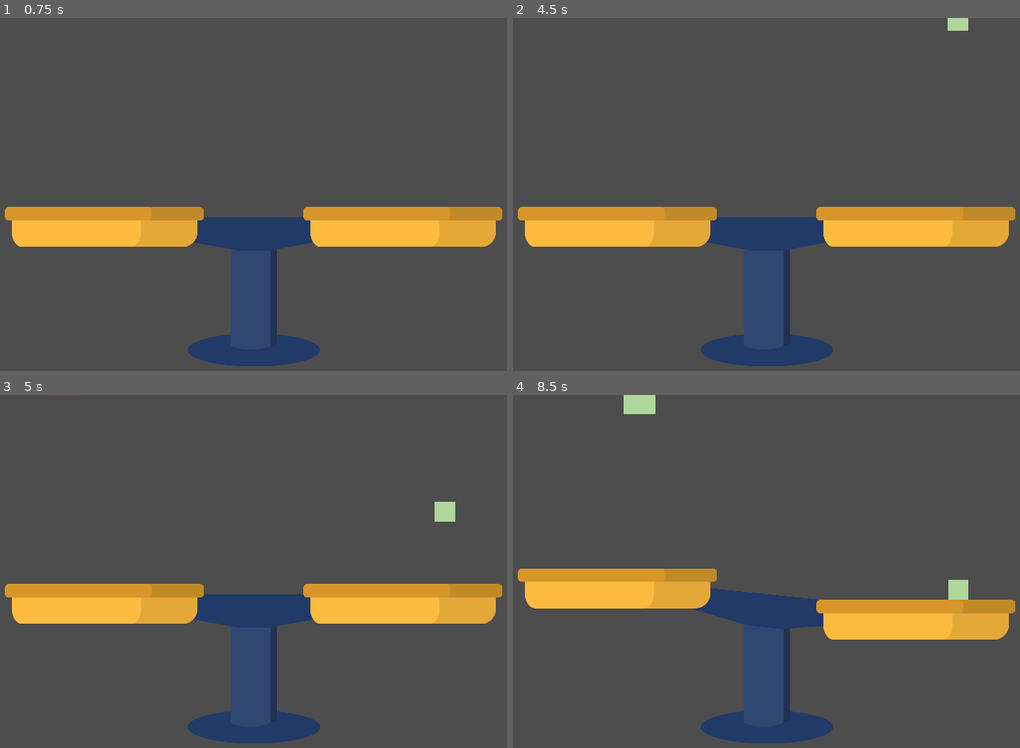
Above: before the commit, frames 1-4 (two rows, left to right).
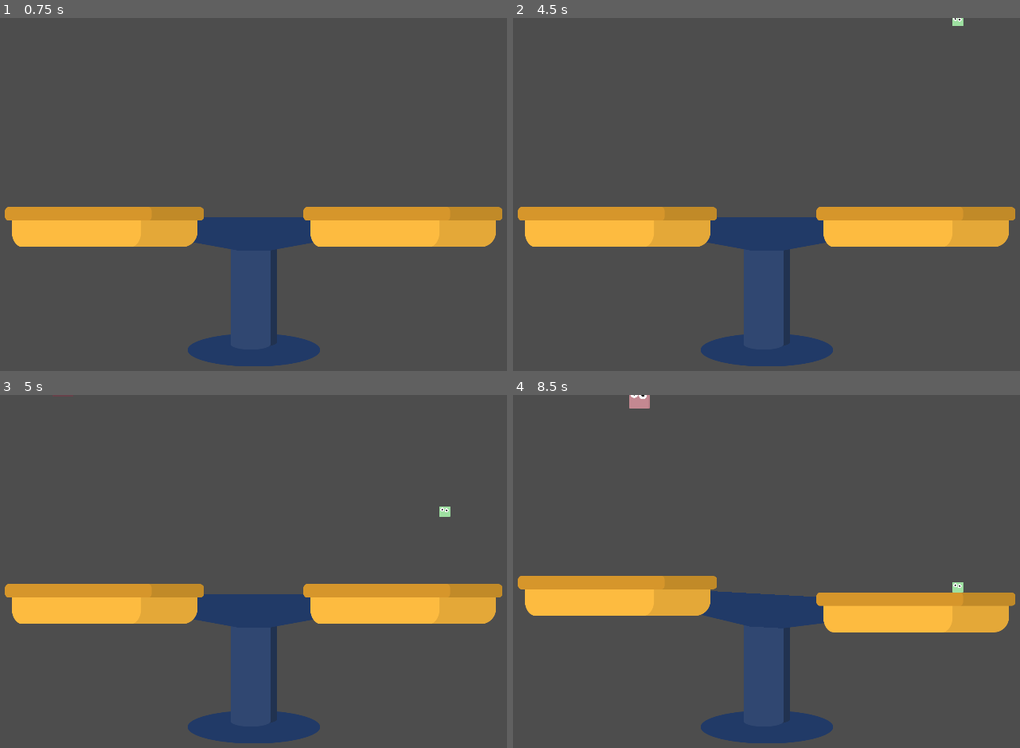
Above: after the commit, the same moments.

Repository: njamster/gmtk_jam_2024
Game: Godot game, scene res://screens/game.tscn
Same seed, same stepped clock (60 frames per second), same inputs: the game is played once before the commit and once after it.
Inputs (mouse positions are in pixels of both pictures, inside the frame that each line leads up to):
- Up to frame 1 (0.75 s): tap Enter at 0.5 s; move the mouse to (395, 180) at 0.52 s; click (395, 180) at 0.67 s
- Up to frame 2 (4.5 s): tap Space at 1.25, 2.75, 4.25 s; move the mouse to (639, 215) at 1.27 s; click (639, 215) at 1.42 s; tap Enter at 2, 3.5 s; move the mouse to (832, 116) at 2.02 s; click (832, 116) at 2.17 s; move the mouse to (736, 268) at 2.77 s; click (736, 268) at 2.92 s; move the mouse to (959, 250) at 3.52 s; click (959, 250) at 3.67 s; move the mouse to (573, 145) at 4.27 s; click (573, 145) at 4.42 s
- Up to frame 3 (5 s): no input
- Up to frame 4 (8.5 s): move the mouse to (959, 515) at 5.02 s; click (959, 515) at 5.17 s; move the mouse to (670, 483) at 5.77 s; click (670, 483) at 5.92 s; move the mouse to (908, 557) at 6.52 s; click (908, 557) at 6.67 s; move the mouse to (639, 592) at 7.27 s; click (639, 592) at 7.42 s; move the mouse to (832, 493) at 8.02 s; click (832, 493) at 8.17 s

Frame 1 is identical in both runs. In frame 2, 0.1% of the frame differs, in the area x 85-90%, y 0-4%; in frame 3, 0.2%; in frame 4, 5.2%, in the area x 0-100%, y 0-70%.

Commit message:
Enhance basic block appearance
- Block size is now a multiple of 0.5 between 1.0 and 4.0 (inclusive).
- Blocks will get assigned a random color when they enter the tree.
- Blocks now have rounded corners and a shadow on the right.
- Blocks now have googly eyes. :)

Diff:
--- a/blocks/basic_block.gd
+++ b/blocks/basic_block.gd
@@ -5,6 +5,12 @@
 const MAX_SCALE := 8.0
 
 var _is_grounded := false
+
+
+func _enter_tree() -> void:
+	$Appearance.self_modulate = Color(
+		randf_range(0.5, 0.9), randf_range(0.5, 0.9), randf_range(0.5, 0.9)
+	)
 
 
 func rescale(factor : float) -> void:
--- a/blocks/basic_block.tscn
+++ b/blocks/basic_block.tscn
@@ -1,6 +1,8 @@
-[gd_scene load_steps=3 format=3 uid="uid://btndi5y6guk8g"]
+[gd_scene load_steps=5 format=3 uid="uid://btndi5y6guk8g"]
 
 [ext_resource type="Script" path="res://blocks/basic_block.gd" id="1_ebmj5"]
+[ext_resource type="Texture2D" uid="uid://jb3ha4dkusy8" path="res://blocks/images/googly_eye.svg" id="2_34un3"]
+[ext_resource type="Texture2D" uid="uid://bnl21iicj3yqw" path="res://blocks/images/rounded_square.svg" id="2_bxg4j"]
 
 [sub_resource type="RectangleShape2D" id="RectangleShape2D_u1dfi"]
 size = Vector2(32, 32)
@@ -27,14 +29,18 @@
 scale_amount_max = 3.0
 color = Color(0.686275, 0.839216, 0.607843, 1)
 
-[node name="Appearance" type="ColorRect" parent="."]
-offset_left = -16.0
-offset_top = -16.0
-offset_right = 16.0
-offset_bottom = 16.0
-pivot_offset = Vector2(16, 16)
-mouse_filter = 2
-color = Color(0.686275, 0.839216, 0.607843, 1)
+[node name="Appearance" type="Sprite2D" parent="."]
+self_modulate = Color(1, 0.129412, 1, 1)
+scale = Vector2(0.25, 0.25)
+texture = ExtResource("2_bxg4j")
+
+[node name="EyeL" type="Sprite2D" parent="Appearance"]
+position = Vector2(-32, -24)
+texture = ExtResource("2_34un3")
+
+[node name="EyeR" type="Sprite2D" parent="Appearance"]
+position = Vector2(20, -16)
+texture = ExtResource("2_34un3")
 
 [node name="Hitbox" type="CollisionShape2D" parent="."]
 shape = SubResource("RectangleShape2D_u1dfi")
--- /dev/null
+++ b/blocks/images/googly_eye.svg
@@ -0,0 +1,54 @@
+<?xml version="1.0" encoding="UTF-8" standalone="no"?>
+<!-- Created with Inkscape (http://www.inkscape.org/) -->
+
+<svg
+   width="12.7mm"
+   height="12.7mm"
+   viewBox="0 0 12.7 12.7"
+   version="1.1"
+   id="svg1"
+   inkscape:version="1.3.2 (091e20ef0f, 2023-11-25, custom)"
+   sodipodi:docname="googly_eye.svg"
+   xmlns:inkscape="http://www.inkscape.org/namespaces/inkscape"
+   xmlns:sodipodi="http://sodipodi.sourceforge.net/DTD/sodipodi-0.dtd"
+   xmlns="http://www.w3.org/2000/svg"
+   xmlns:svg="http://www.w3.org/2000/svg">
+  <sodipodi:namedview
+     id="namedview1"
+     pagecolor="#505050"
+     bordercolor="#eeeeee"
+     borderopacity="1"
+     inkscape:showpageshadow="0"
+     inkscape:pageopacity="0"
+     inkscape:pagecheckerboard="0"
+     inkscape:deskcolor="#d1d1d1"
+     inkscape:document-units="mm"
+     inkscape:zoom="10.572174"
+     inkscape:cx="6.5738609"
+     inkscape:cy="30.457312"
+     inkscape:window-width="1837"
+     inkscape:window-height="1046"
+     inkscape:window-x="63"
+     inkscape:window-y="14"
+     inkscape:window-maximized="0"
+     inkscape:current-layer="layer1" />
+  <defs
+     id="defs1" />
+  <g
+     inkscape:label="Layer 1"
+     inkscape:groupmode="layer"
+     id="layer1">
+    <circle
+       style="fill:#f9f9f9;stroke:#000000;stroke-width:0;stroke-linecap:round;stroke-linejoin:round"
+       id="path1"
+       cx="6.3499999"
+       cy="6.3499999"
+       r="6.3499999" />
+    <circle
+       style="fill:#1a1a1a;stroke:#000000;stroke-width:0;stroke-linecap:round;stroke-linejoin:round"
+       id="path2"
+       cx="6.3499999"
+       cy="6.3499999"
+       r="2.3812499" />
+  </g>
+</svg>
--- /dev/null
+++ b/blocks/images/rounded_square.svg
@@ -0,0 +1,63 @@
+<?xml version="1.0" encoding="UTF-8" standalone="no"?>
+<!-- Created with Inkscape (http://www.inkscape.org/) -->
+
+<svg
+   width="33.866665mm"
+   height="33.866665mm"
+   viewBox="0 0 33.866665 33.866665"
+   version="1.1"
+   id="svg1"
+   inkscape:version="1.3.2 (091e20ef0f, 2023-11-25, custom)"
+   sodipodi:docname="rounded_square.svg"
+   xmlns:inkscape="http://www.inkscape.org/namespaces/inkscape"
+   xmlns:sodipodi="http://sodipodi.sourceforge.net/DTD/sodipodi-0.dtd"
+   xmlns="http://www.w3.org/2000/svg"
+   xmlns:svg="http://www.w3.org/2000/svg">
+  <sodipodi:namedview
+     id="namedview1"
+     pagecolor="#505050"
+     bordercolor="#eeeeee"
+     borderopacity="1"
+     inkscape:showpageshadow="0"
+     inkscape:pageopacity="0"
+     inkscape:pagecheckerboard="0"
+     inkscape:deskcolor="#d1d1d1"
+     inkscape:document-units="mm"
+     inkscape:zoom="2.5859964"
+     inkscape:cx="75.406138"
+     inkscape:cy="162.02652"
+     inkscape:window-width="1825"
+     inkscape:window-height="1034"
+     inkscape:window-x="63"
+     inkscape:window-y="14"
+     inkscape:window-maximized="1"
+     inkscape:current-layer="layer1" />
+  <defs
+     id="defs1" />
+  <g
+     inkscape:label="RoundedSquare"
+     inkscape:groupmode="layer"
+     id="layer1">
+    <rect
+       style="fill:#ececec;stroke:#000000;stroke-width:0;stroke-linecap:round;stroke-linejoin:round"
+       id="rect1"
+       width="33.866665"
+       height="33.866665"
+       x="-33.866665"
+       y="0"
+       rx="2.9588571"
+       ry="2.6394167"
+       transform="scale(-1,1)"
+       inkscape:label="Shadow" />
+    <rect
+       style="fill:#f9f9f9;stroke:#000000;stroke-width:0;stroke-linecap:round;stroke-linejoin:round"
+       id="rect1-5"
+       width="31.220833"
+       height="33.866665"
+       x="-8.8817842e-16"
+       y="0"
+       rx="2.7276964"
+       ry="2.6394167"
+       inkscape:label="Front" />
+  </g>
+</svg>
--- a/screens/game.gd
+++ b/screens/game.gd
@@ -11,7 +11,7 @@
 
 
 func _pick_next_block_scale() -> void:
-	next_block_scale = randf_range(1, 4)
+	next_block_scale = 0.5 * randi_range(2, 8)
 	$SpawnPreview.scale.x = next_block_scale
 
 
Not shown, added: blocks/images/googly_eye.svg.import
Not shown, added: blocks/images/rounded_square.svg.import
